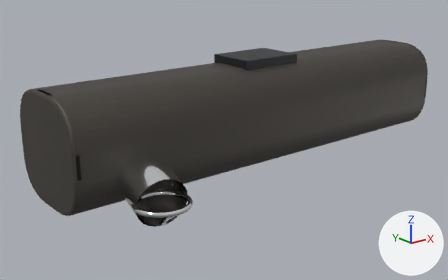
The glTF model public/parts/muffler.glb: old version first, new version second.
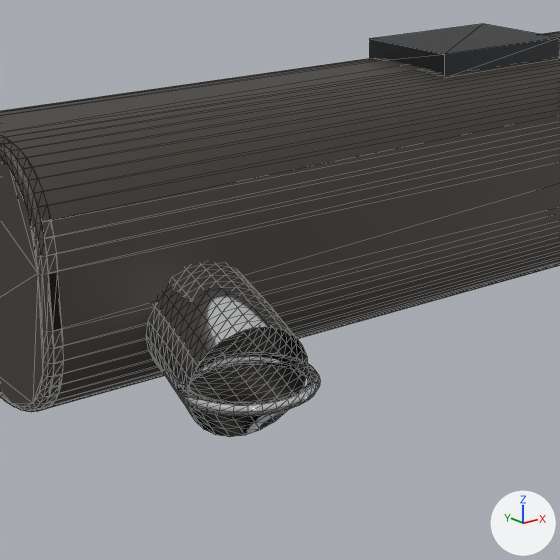
Each version is shown whole from a 50 mm camera at (-496.9, -949.7, 14.8) aimed at (-48.7, -389.4, -209.3), then close up on the part from 12% to 66% of the width and 13% to 100% of the height. Lighting does not change. The marker at lower right points along +X, +Y and +Z. The older version's two pictures come first. The close-ups show mesh edges as thin lines. Where no turn or scale is listed for an object, it has been applied to the vertices. Vertices at exactly the same position are counted once.

Names of what the first close-up shows: 'muffler:chrome', 'muffler:darkSteel', 'muffler:heatSteel'.
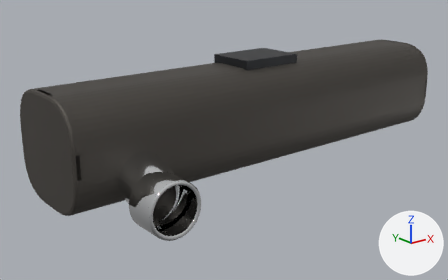
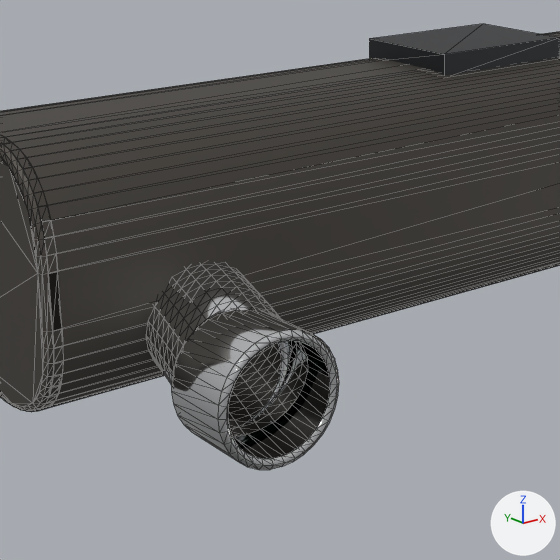
The change in detail:
me_mesh_2 is used by ob_muffler_chrome; location (0.0, 0.0, 0.0).
me_mesh_2 had 504 vertices, 960 faces and spanned x -238.5..-174.4, y -528.5..-434.0, z -237.3..-174.3.
me_mesh_2 now has 472 vertices, 832 faces and spans x -238.5..-174.4, y -524.0..-434.0, z -240.5..-174.3.
me_mesh_2 part 1: a new loose piece of 160 vertices spanning x -238.5..-181.5, y -524.0..-488.0, z -240.5..-183.5, in mat_chrome (white #f2f4f6).
me_mesh_2 part 2: the loose piece of 192 vertices spanning x -238.5..-181.5, y -528.5..-471.5, z -214.2..-209.8 is deleted.

Location of each change, (x1, y1, x2, y2) in pixels of the close-ups (560 x 560 px):
'muffler:chrome', reshaped (11% wider, 19% taller): before (147, 261, 320, 437); after (147, 261, 339, 470)
part 1 of me_mesh_2, added: after (171, 309, 339, 470)
part 2 of me_mesh_2, deleted: before (177, 352, 320, 416)
